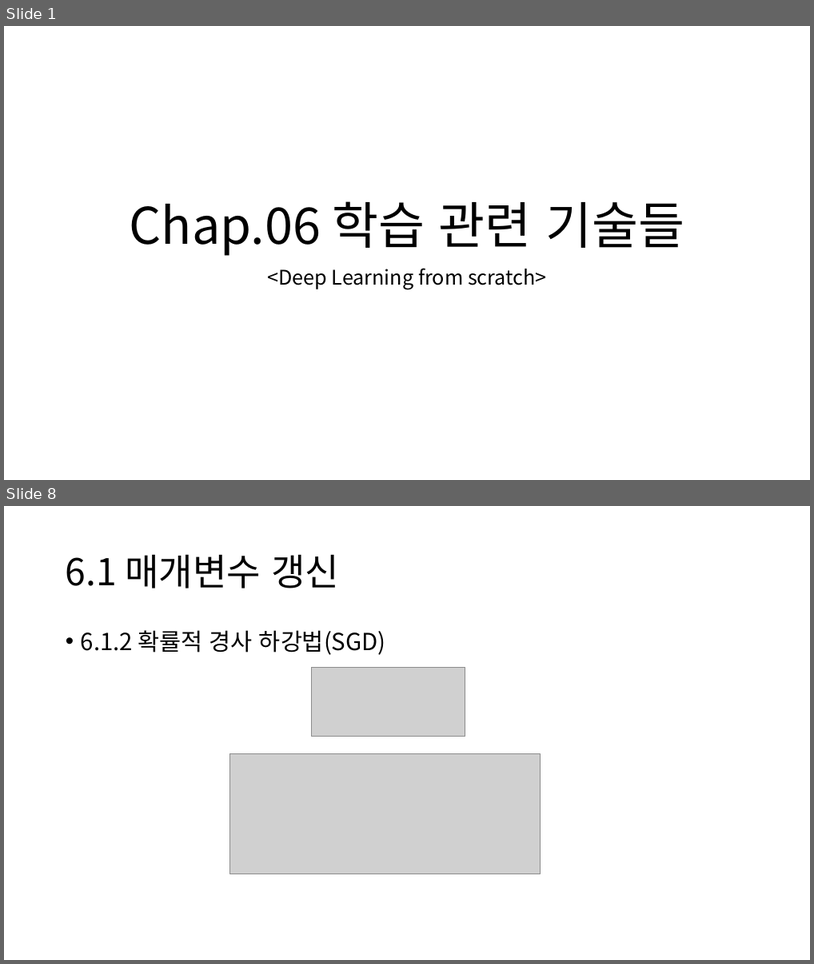
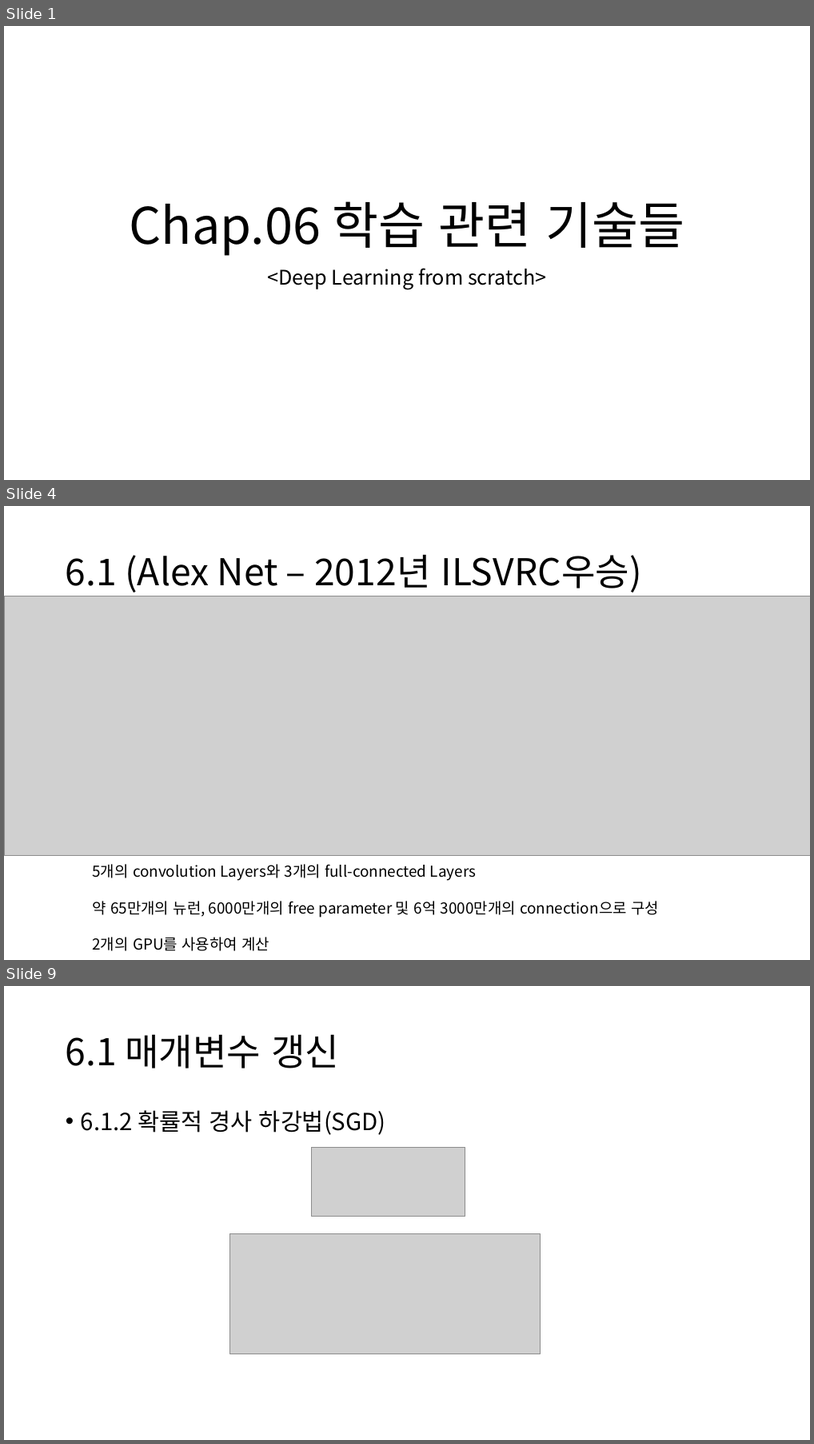
Before and after one commit to DL-StudyGroup/deep_learning_from_scratch, a slide deck: presentation/Week09.학습 관련 기술들.pptx. Shown one above the other, each under a label of ours: slides 1 and 8 before the commit, slides 1, 4 and 9 after it; the slides between them are not shown. The pictures are 814x964 and 814x1444 pixels, drawn with LibreOffice and Linux fonts; fonts in the diff are those of the drawing; grey boxes stand for pictures. Boxes give left, top, right and bottom in pixels: in the first picture for what was removed or moved away, otherwise in the second. Text is boxed around its words. In the diff, an @@ line names an element or a change of style, - is before the commit and + after.

```diff
--- a/presentation/Week09.학습 관련 기술들.pptx
+++ b/presentation/Week09.학습 관련 기술들.pptx
@@ slide 4 added at bbox=[4, 506, 810, 960], background #FFFFFF @@
@@ title added at bbox=[66, 555, 642, 592], 44 pt, text #000000 @@
+6.1 (Alex Net – 2012년 ILSVRC우승)
@@ picture added at bbox=[4, 596, 810, 855] @@
@@ text added at bbox=[93, 864, 659, 951], 18 pt, text #000000 @@
+5개의 convolution Layers와 3개의 full-connected Layers
+약 65만개의 뉴런, 6000만개의 free parameter 및 6억 3000만개의 connection으로 구성
+2개의 GPU를 사용하여 계산
@@ what was slide 8 is now slide 9 @@
```
Also in this commit, not shown: 15 slides changed, 5 other slides added, 1 slide removed.
